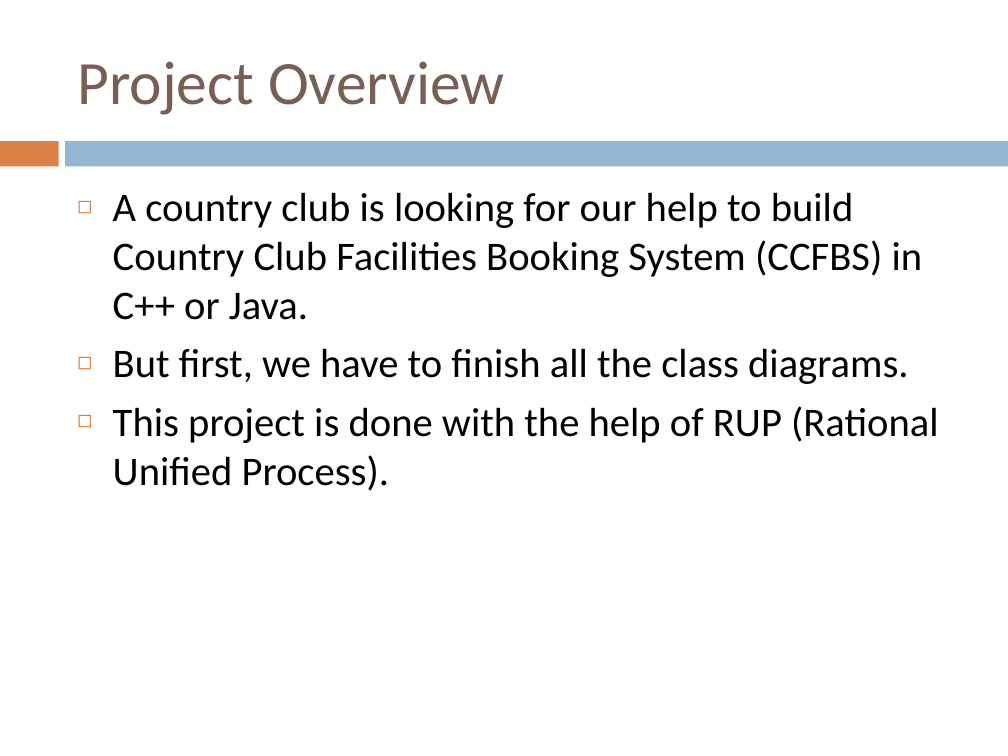
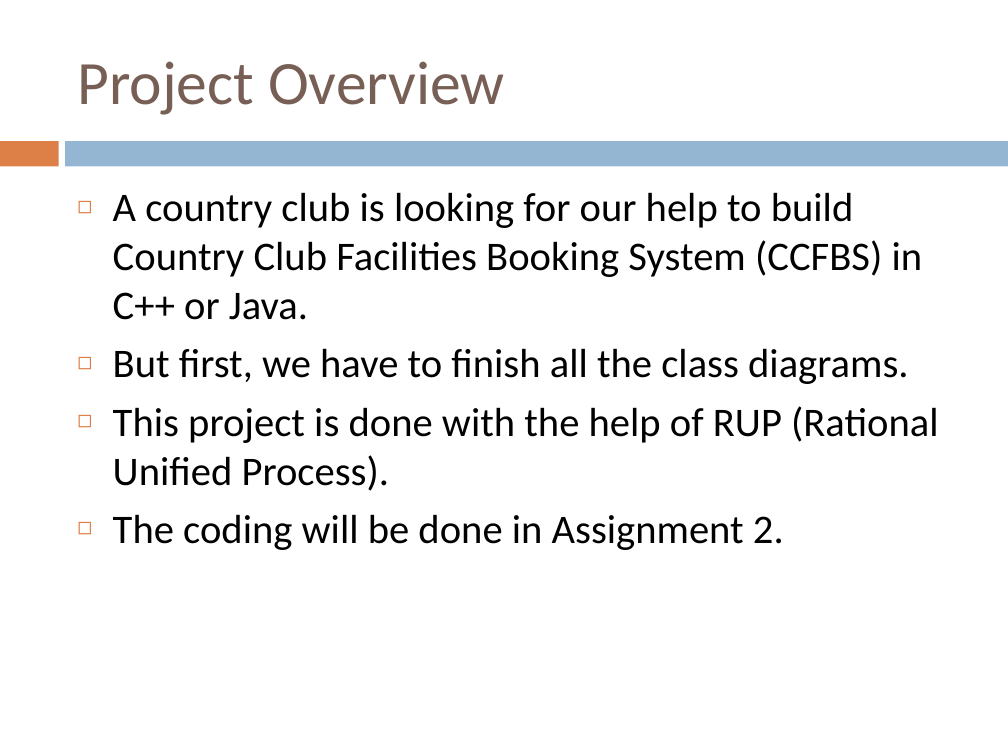
Before and after one commit to ledz1996/Group4Assng, a slide deck: slide 3 of csci222 a1 ppt.pptx. Drawn at 1008x756 pixels with LibreOffice and Linux fonts; fonts in the diff are those of the drawing. Boxes give left, top, right and bottom in pixels: in the first picture for what was removed or moved away, otherwise in the second. Text is boxed around its words. In the diff, an @@ line names an element or a change of style, - is before the commit and + after.

```diff
--- a/csci222 a1 ppt.pptx
+++ b/csci222 a1 ppt.pptx
@@ text at (113,514,784,550): paragraph added @@
+◻ The coding will be done in Assignment 2.
```
Also in this commit, not shown: 2 other slides changed, 4 slides added, 1 other file.
